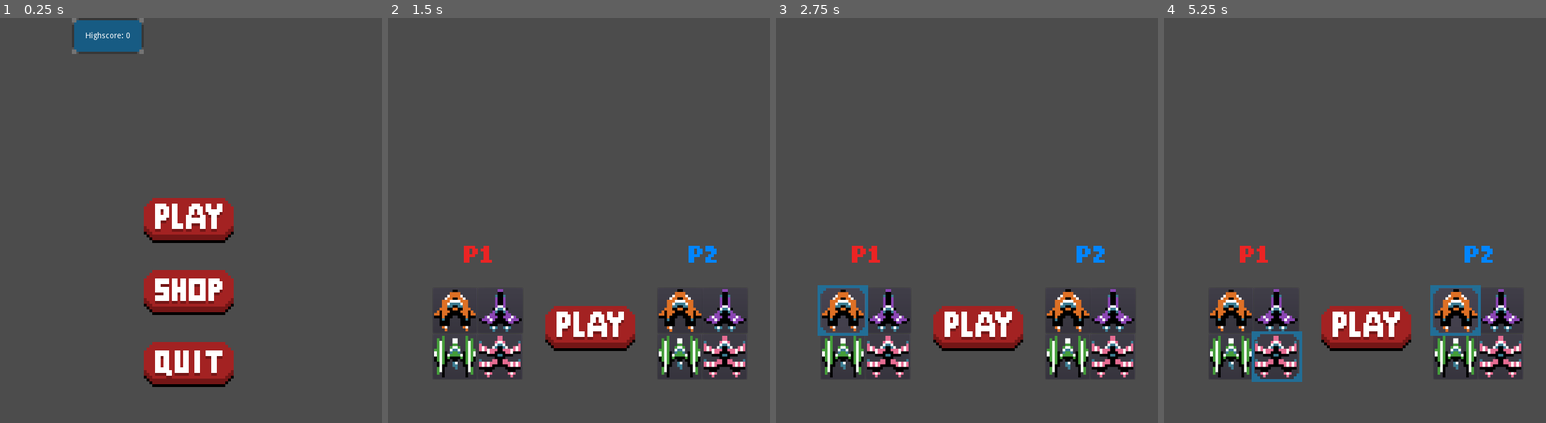
Above: before the commit, frames 1-4 (left to right).
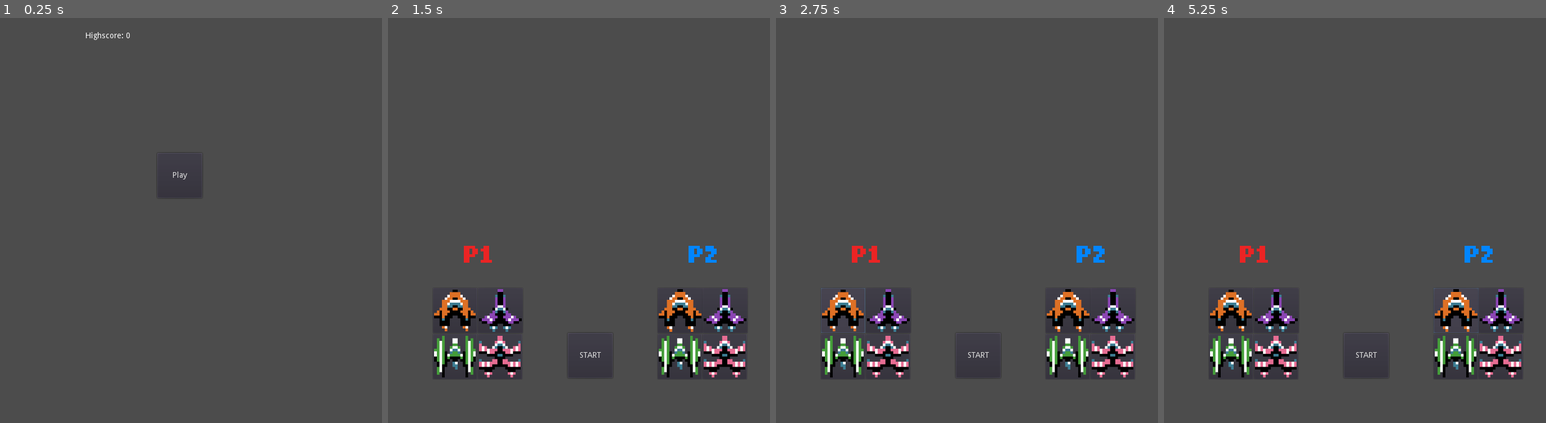
Above: after the commit, the same moments.

Repository: O1L3/prototype
Game: Godot game, scene res://scenes/HomeScreen.tscn
The game is run twice, just before and just after one commit, with the same random seed, the same clock (stepped at 60 frames per second) and the same inputs.
Inputs (mouse positions are in pixels of both pictures, inside the frame that each line leads up to; where the layout moved, square brackets give the same spot in the first picture):
- Up to frame 1 (0.25 s): no input
- Up to frame 2 (1.5 s): click (575, 293) at 0.52 s; click (567, 175) [575, 220] at 1.25 s
- Up to frame 3 (2.75 s): click (844, 309) at 2 s
- Up to frame 4 (5.25 s): click (1232, 358) at 2.75 s; click (1274, 309) at 3.5 s; click (1274, 358) at 4.25 s; click (1454, 309) at 5 s

The runs differ from the first frame. In frame 1, 8.9% of the frame differs, in the area x 18-62%, y 0-92%; in frame 2, 2.5%; in frame 3, 2.9%; in frame 4, 3.4%.

Commit message:
boss

Diff:
--- a/Godot_mysql_secure/scenes/ColorSelecterScreen.tscn
+++ b/Godot_mysql_secure/scenes/ColorSelecterScreen.tscn
@@ -7,29 +7,9 @@
 [ext_resource path="res://graphic/player2.png" type="Texture" id=5]
 [ext_resource path="res://graphic/playerGreen.png" type="Texture" id=6]
 [ext_resource path="res://graphic/playerPink.png" type="Texture" id=7]
-[ext_resource path="res://graphic/ButtonPlay.png" type="Texture" id=8]
-[ext_resource path="res://graphic/ButtonPlayHover.png" type="Texture" id=9]
-[ext_resource path="res://graphic/ButtonPlayPressed.png" type="Texture" id=10]
-[ext_resource path="res://graphic/ShipSelect.png" type="Texture" id=11]
 
 [node name="ColorSelecterScreen" type="Node2D"]
 script = ExtResource( 1 )
-
-[node name="Start" type="TextureButton" parent="."]
-anchor_left = 0.5
-anchor_top = 0.5
-anchor_right = 0.5
-anchor_bottom = 0.5
-margin_left = 280.0
-margin_top = 512.0
-margin_right = 440.0
-margin_bottom = 592.0
-texture_normal = ExtResource( 8 )
-texture_pressed = ExtResource( 10 )
-texture_hover = ExtResource( 9 )
-__meta__ = {
-"_edit_use_anchors_": true
-}
 
 [node name="Player1Orange" type="Button" parent="."]
 margin_left = -10.0
@@ -119,6 +99,13 @@
 icon_align = 1
 expand_icon = true
 
+[node name="Start" type="Button" parent="."]
+margin_left = 320.0
+margin_top = 560.0
+margin_right = 400.0
+margin_bottom = 640.0
+text = "START"
+
 [node name="P1" type="TextureRect" parent="."]
 margin_left = 120.0
 margin_top = 380.0
@@ -133,15 +120,6 @@
 margin_bottom = 460.0
 texture = ExtResource( 3 )
 
-[node name="ShipSelect" type="Sprite" parent="."]
-position = Vector2( -110, 560 )
-texture = ExtResource( 11 )
-
-[node name="ShipSelect2" type="Sprite" parent="."]
-position = Vector2( -110, 560 )
-texture = ExtResource( 11 )
-
-[connection signal="pressed" from="Start" to="." method="_on_TextureButton_pressed"]
 [connection signal="pressed" from="Player1Orange" to="." method="_on_Player1Orange_pressed"]
 [connection signal="pressed" from="Player1Green" to="." method="_on_Player1Green_pressed"]
 [connection signal="pressed" from="Player1Purple" to="." method="_on_Player1Purple_pressed"]
@@ -150,3 +128,4 @@
 [connection signal="pressed" from="Player2Purple" to="." method="_on_Player2Purple_pressed"]
 [connection signal="pressed" from="Player2Green" to="." method="_on_Player2Green_pressed"]
 [connection signal="pressed" from="Player2Pink" to="." method="_on_Player2Pink_pressed"]
+[connection signal="pressed" from="Start" to="." method="_on_Start_pressed"]
--- a/Godot_mysql_secure/scenes/Enemy.tscn
+++ b/Godot_mysql_secure/scenes/Enemy.tscn
@@ -12,7 +12,7 @@
 script = ExtResource( 1 )
 
 [node name="Enemy1" type="Sprite" parent="."]
-scale = Vector2( 0.5, 0.5 )
+scale = Vector2( 1, 1 )
 texture = ExtResource( 2 )
 
 [node name="CollisionShape2D" type="CollisionShape2D" parent="."]
--- a/Godot_mysql_secure/scenes/GameOver.tscn
+++ b/Godot_mysql_secure/scenes/GameOver.tscn
@@ -1,45 +1,29 @@
-[gd_scene load_steps=9 format=2]
+[gd_scene load_steps=3 format=2]
 
 [ext_resource path="res://scripts/GameOver.gd" type="Script" id=1]
 [ext_resource path="res://scripts/Network.gd" type="Script" id=2]
-[ext_resource path="res://graphic/ButtonHome.png" type="Texture" id=3]
-[ext_resource path="res://graphic/ButtonRetry.png" type="Texture" id=4]
-[ext_resource path="res://graphic/ButtonHomeHover.png" type="Texture" id=5]
-[ext_resource path="res://graphic/ButtonRetryPressed.png" type="Texture" id=6]
-[ext_resource path="res://graphic/ButtonRetryHover.png" type="Texture" id=7]
-[ext_resource path="res://graphic/ButtonHomePressed.png" type="Texture" id=8]
 
 [node name="GameOver" type="CanvasLayer"]
 script = ExtResource( 1 )
 
-[node name="Home" type="TextureButton" parent="."]
-anchor_left = 1.0
-anchor_top = 1.0
-anchor_right = 1.0
-anchor_bottom = 1.0
-margin_left = -240.0
-margin_top = -160.0
-margin_right = -80.0
-margin_bottom = -80.0
-texture_normal = ExtResource( 3 )
-texture_pressed = ExtResource( 8 )
-texture_hover = ExtResource( 5 )
+[node name="TryAgain" type="Button" parent="."]
+margin_left = 120.0
+margin_top = 520.0
+margin_right = 200.0
+margin_bottom = 600.0
+text = "Try Again"
 
-[node name="Retry" type="TextureButton" parent="."]
-anchor_top = 1.0
-anchor_bottom = 1.0
-margin_left = 80.0
-margin_top = -160.0
-margin_right = 240.0
-margin_bottom = -80.0
-texture_normal = ExtResource( 4 )
-texture_pressed = ExtResource( 6 )
-texture_hover = ExtResource( 7 )
+[node name="HomeScreen" type="Button" parent="."]
+margin_left = 280.0
+margin_top = 520.0
+margin_right = 360.0
+margin_bottom = 600.0
+text = "Home"
 
 [node name="Control" type="Control" parent="."]
 margin_right = 40.0
 margin_bottom = 40.0
 script = ExtResource( 2 )
 
-[connection signal="pressed" from="Home" to="." method="_on_Home_pressed"]
-[connection signal="pressed" from="Retry" to="." method="_on_Retry_pressed"]
+[connection signal="pressed" from="TryAgain" to="." method="_on_TryAgain_pressed"]
+[connection signal="pressed" from="HomeScreen" to="." method="_on_HomeScreen_pressed"]
--- a/Godot_mysql_secure/scenes/HomeScreen.tscn
+++ b/Godot_mysql_secure/scenes/HomeScreen.tscn
@@ -1,55 +1,18 @@
-[gd_scene load_steps=13 format=2]
+[gd_scene load_steps=4 format=2]
 
 [ext_resource path="res://scripts/HomeScreen.gd" type="Script" id=1]
 [ext_resource path="res://scenes/UI.tscn" type="PackedScene" id=2]
 [ext_resource path="res://scripts/Network.gd" type="Script" id=3]
-[ext_resource path="res://graphic/ButtonPlay.png" type="Texture" id=4]
-[ext_resource path="res://graphic/ButtonShop.png" type="Texture" id=5]
-[ext_resource path="res://graphic/ButtonPlayHover.png" type="Texture" id=6]
-[ext_resource path="res://graphic/ButtonPlayPressed.png" type="Texture" id=7]
-[ext_resource path="res://graphic/ButtonShopHover.png" type="Texture" id=8]
-[ext_resource path="res://graphic/ButtonShopPressed.png" type="Texture" id=9]
-[ext_resource path="res://graphic/ButtonQuit.png" type="Texture" id=10]
-[ext_resource path="res://graphic/ButtonQuitHover.png" type="Texture" id=11]
-[ext_resource path="res://graphic/ButtonQuitPress.png" type="Texture" id=12]
 
 [node name="HomeScreen" type="CanvasLayer"]
 script = ExtResource( 1 )
 
-[node name="Play" type="TextureButton" parent="."]
-anchor_left = 0.5
-anchor_top = 0.5
-anchor_right = 0.5
-anchor_bottom = 0.5
-margin_left = -84.0
-margin_top = -40.0
-margin_right = 76.0
-margin_bottom = 40.0
-texture_normal = ExtResource( 4 )
-texture_pressed = ExtResource( 7 )
-texture_hover = ExtResource( 6 )
-
-[node name="Shop" type="TextureButton" parent="."]
-anchor_left = 0.5
-anchor_top = 1.0
-anchor_right = 0.5
-anchor_bottom = 1.0
-margin_left = -84.0
-margin_top = -272.0
-margin_right = 76.0
-margin_bottom = -192.0
-texture_normal = ExtResource( 5 )
-texture_pressed = ExtResource( 9 )
-texture_hover = ExtResource( 8 )
-
-[node name="Quit" type="TextureButton" parent="."]
-margin_left = 256.0
-margin_top = 576.0
-margin_right = 416.0
-margin_bottom = 656.0
-texture_normal = ExtResource( 10 )
-texture_pressed = ExtResource( 12 )
-texture_hover = ExtResource( 11 )
+[node name="Play" type="Button" parent="."]
+margin_left = 280.0
+margin_top = 240.0
+margin_right = 360.0
+margin_bottom = 320.0
+text = "Play"
 
 [node name="UI" parent="." instance=ExtResource( 2 )]
 
@@ -58,6 +21,4 @@
 margin_bottom = 40.0
 script = ExtResource( 3 )
 
-[connection signal="pressed" from="Play" to="." method="_on_TextureButton_pressed"]
-[connection signal="pressed" from="Shop" to="." method="_on_Shop_pressed"]
-[connection signal="pressed" from="Quit" to="." method="_on_Quit_pressed"]
+[connection signal="pressed" from="Play" to="." method="_on_Play_pressed"]
--- a/Godot_mysql_secure/scenes/Level.tscn
+++ b/Godot_mysql_secure/scenes/Level.tscn
@@ -1,10 +1,11 @@
-[gd_scene load_steps=8 format=2]
+[gd_scene load_steps=9 format=2]
 
 [ext_resource path="res://scripts/Level.gd" type="Script" id=1]
 [ext_resource path="res://scenes/Player.tscn" type="PackedScene" id=2]
 [ext_resource path="res://graphic/EnemyHealthBar.png" type="Texture" id=3]
 [ext_resource path="res://scenes/UI.tscn" type="PackedScene" id=4]
 [ext_resource path="res://scripts/Network.gd" type="Script" id=5]
+[ext_resource path="res://graphic/Background.png" type="Texture" id=6]
 
 [sub_resource type="ConvexPolygonShape2D" id=3]
 points = PoolVector2Array( 96, 64, 0, 64, 0, 0, 96, 0 )
@@ -49,6 +50,11 @@
 [node name="Level" type="Node2D"]
 position = Vector2( 10, 10 )
 script = ExtResource( 1 )
+
+[node name="background" type="Sprite" parent="."]
+position = Vector2( 334, 326 )
+scale = Vector2( 0.824725, 0.672653 )
+texture = ExtResource( 6 )
 
 [node name="Camera2D" type="Camera2D" parent="."]
 position = Vector2( 334, 350 )
@@ -103,5 +109,12 @@
 margin_bottom = 40.0
 script = ExtResource( 5 )
 
+[node name="BossTimer" type="Timer" parent="."]
+wait_time = 40.0
+
+[node name="bossSpawn" type="Position2D" parent="."]
+position = Vector2( 342, -74 )
+
 [connection signal="timeout" from="EnemyTimer" to="." method="_on_EnemyTimer_timeout"]
 [connection signal="timeout" from="ScoreTimer" to="." method="_on_ScoreTimer_timeout"]
+[connection signal="timeout" from="BossTimer" to="." method="_on_BossTimer_timeout"]
--- a/Godot_mysql_secure/scenes/UI.tscn
+++ b/Godot_mysql_secure/scenes/UI.tscn
@@ -1,26 +1,12 @@
-[gd_scene load_steps=3 format=2]
+[gd_scene load_steps=2 format=2]
 
 [ext_resource path="res://scripts/UI.gd" type="Script" id=1]
-[ext_resource path="res://graphic/ScoreBoard.png" type="Texture" id=2]
 
 [node name="UI" type="Control"]
 anchor_right = 1.0
 anchor_bottom = 1.0
 margin_bottom = -640.0
 script = ExtResource( 1 )
-
-[node name="highscorebox" type="TextureRect" parent="."]
-margin_left = 128.0
-margin_right = 256.0
-margin_bottom = 64.0
-texture = ExtResource( 2 )
-expand = true
-
-[node name="scorebox" type="TextureRect" parent="."]
-margin_right = 128.0
-margin_bottom = 64.0
-texture = ExtResource( 2 )
-expand = true
 
 [node name="Score" type="Label" parent="."]
 margin_right = 112.0
--- /dev/null
+++ b/Godot_mysql_secure/scenes/boss.tscn
@@ -0,0 +1,47 @@
+[gd_scene load_steps=6 format=2]
+
+[ext_resource path="res://scripts/boss.gd" type="Script" id=1]
+[ext_resource path="res://graphic/BossHealthBarBorder.png" type="Texture" id=2]
+[ext_resource path="res://graphic/BossHealthBar.png" type="Texture" id=3]
+[ext_resource path="res://graphic/Boss.png" type="Texture" id=4]
+
+[sub_resource type="CapsuleShape2D" id=1]
+radius = 71.9436
+height = 73.9277
+
+[node name="Boss" type="Area2D"]
+script = ExtResource( 1 )
+
+[node name="CollisionShape2D" type="CollisionShape2D" parent="."]
+rotation = 1.57221
+shape = SubResource( 1 )
+
+[node name="healthBar" type="TextureProgress" parent="."]
+margin_left = -120.0
+margin_top = 64.0
+margin_right = 120.0
+margin_bottom = 144.0
+max_value = 1000.0
+texture_progress = ExtResource( 3 )
+
+[node name="healthBarBorder" type="TextureRect" parent="."]
+margin_left = -128.0
+margin_top = 64.0
+margin_right = 122.0
+margin_bottom = 144.0
+texture = ExtResource( 2 )
+
+[node name="Position1" type="Position2D" parent="."]
+position = Vector2( 40, 65 )
+
+[node name="Position2" type="Position2D" parent="."]
+position = Vector2( -40, 65 )
+
+[node name="Sprite" type="Sprite" parent="."]
+texture = ExtResource( 4 )
+
+[node name="Timer" type="Timer" parent="."]
+wait_time = 3.0
+
+[connection signal="body_entered" from="." to="." method="_on_Boss_body_entered"]
+[connection signal="timeout" from="Timer" to="." method="_on_Timer_timeout"]
--- a/Godot_mysql_secure/scripts/ColorSelecterScreen.gd
+++ b/Godot_mysql_secure/scripts/ColorSelecterScreen.gd
@@ -1,47 +1,38 @@
 extends Node2D
-onready var selectedPlayer1 = $ShipSelect
-onready var selectedPlayer2 = $ShipSelect2
-onready var Orange1 = $Player1Orange
 
-func _on_TextureButton_pressed():
-	get_tree().change_scene("res://scenes/Level.tscn")
+
+
 
 func _on_Player1Orange_pressed():
 	colorState.color1Change("Orange")
-	selectedPlayer1.position.x = 119
-	selectedPlayer1.position.y = 520
+
 
 func _on_Player2Purple_pressed():
 	colorState.color2Change("Purple")
-	selectedPlayer2.position.x = 601
-	selectedPlayer2.position.y = 520
+
+
+func _on_Start_pressed():
+	get_tree().change_scene("res://scenes/Level.tscn")
+
 
 func _on_Player2Orange_pressed():
 	colorState.color2Change("Orange")
-	selectedPlayer2.position.x = 519
-	selectedPlayer2.position.y = 520
 
 func _on_Player1Purple_pressed():
 	colorState.color1Change("Purple")
-	selectedPlayer1.position.x = 201
-	selectedPlayer1.position.y = 520
+
 
 func _on_Player1Green_pressed():
 	colorState.color1Change("Green")
-	selectedPlayer1.position.x = 119
-	selectedPlayer1.position.y = 602
+
 
 func _on_Player2Green_pressed():
 	colorState.color2Change("Green")
-	selectedPlayer2.position.x = 519
-	selectedPlayer2.position.y = 602
+
 
 func _on_Player2Pink_pressed():
 	colorState.color2Change("Pink")
-	selectedPlayer2.position.x = 601
-	selectedPlayer2.position.y = 602
+
 
 func _on_Player1Pink_pressed():
 	colorState.color1Change("Pink")
-	selectedPlayer1.position.x = 201
-	selectedPlayer1.position.y = 602
--- a/Godot_mysql_secure/scripts/Enemy.gd
+++ b/Godot_mysql_secure/scripts/Enemy.gd
@@ -2,6 +2,7 @@
 var damage = 20
 var scorePlus = 10
 onready var healthbar = $healthBar
+onready var shootTime = $Timer
 var health = 40
 
 var speed = 150
@@ -17,7 +18,7 @@
 
 var rng = RandomNumberGenerator.new()
 var randomNum = rng.randf_range(0.0,1.0)
-var ranomChance = 0.9
+var ranomChance = 0.25
 
 onready var level := get_tree().root.get_node("Level")
 
@@ -77,6 +78,9 @@
 	get_parent().add_child(bullet)
 	bullet.position = $Position2D.global_position
 
+func shootTime(input):
+	shootTime.wait_time = input
+
 func dead():
 	level.scoreUpdate(scorePlus)
 	level.enemyDead()
--- a/Godot_mysql_secure/scripts/GameOver.gd
+++ b/Godot_mysql_secure/scripts/GameOver.gd
@@ -5,8 +5,12 @@
 func _ready():
 	$Control._add_score()
 
-func _on_Retry_pressed():
+
+
+
+func _on_TryAgain_pressed():
 	get_tree().change_scene("res://scenes/ColorSelecterScreen.tscn")
 
-func _on_Home_pressed():
+
+func _on_HomeScreen_pressed():
 	get_tree().change_scene("res://scenes/HomeScreen.tscn")
--- a/Godot_mysql_secure/scripts/HomeScreen.gd
+++ b/Godot_mysql_secure/scripts/HomeScreen.gd
@@ -2,14 +2,7 @@
 
 func _ready():
 	$Control._get_player()
-	$UI/scorebox.visible = false
-
-func _on_TextureButton_pressed():
-	get_tree().change_scene("res://scenes/ColorSelecterScreen.tscn")
-
-func _on_Shop_pressed():
-	pass # Replace with function body.
 
 
-func _on_Quit_pressed():
-	get_tree().quit()
+func _on_Play_pressed():
+	get_tree().change_scene("res://scenes/ColorSelecterScreen.tscn")
--- a/Godot_mysql_secure/scripts/Level.gd
+++ b/Godot_mysql_secure/scripts/Level.gd
@@ -1,8 +1,20 @@
 extends Node2D
+
+var Level1 = true
+var Level2 = false
+var Level2Score = 100
+var Level3 = false
+var Level3Score = 900
+var Level4 = false
+var Level4Score = 1800
+
+var bossSpawn = true
+var bossDead = true
 
 onready var ui  = get_node("/root/Level/CanvasLayer/UI")
 
 const enemypath = preload("res://scenes/Enemy.tscn")
+const bosspath = preload("res://scenes/boss.tscn")
 var score = 0
 var waitWave1 = [2.0, 4.0]
 
@@ -22,6 +34,36 @@
 func _process(delta):
 	$Player1.shipColor(colorState.color1)
 	$Player2.shipColor(colorState.color2)
+	if score >= Level2Score:
+		Level1 = false
+		Level2 = true
+	if Level2:
+		spawnBoss()
+		if bossDead:
+			waitWave1 = [1, 1.5]
+		else:
+			waitWave1 = [4.0, 5.0]
+
+	if score >= Level3Score:
+		Level2 = false
+		Level3 = true
+	if Level3:
+		spawnBoss()
+		if bossDead:
+			waitWave1 = [0.5, 1.0]
+		else:
+			waitWave1 = [3.5, 4.0]
+
+	if score >= Level4Score:
+		Level3 = false
+		Level4 = true
+	if Level4:
+		spawnBoss()
+		$BossTimer.start()
+		if bossDead:
+			waitWave1 = [0.5, 0.5]
+		else:
+			waitWave1 = [3.0, 3.0]
 
 func saveScore():
 	if score > colorState.highscore:
@@ -47,10 +89,23 @@
 
 	add_child(enemy)
 	enemy.position = $SpawnPosition.global_position
-	print(enemy)
+	if Level2:
+		enemy.shootTime(2)
+
+
+func spawnBoss():
+	if bossSpawn:
+		var boss = bosspath.instance()
+		add_child(boss)
+		boss.position = $bossSpawn.global_position
+		bossSpawn = false
 
 func enemyDead():
 	enemyCount -= 1
+
+func bossDead():
+	bossDead = true
+	bossSpawn = true
 
 func _on_EnemyTimer_timeout():
 	if enemyCount< maxEnemyCount:
@@ -64,3 +119,9 @@
 func _on_ScoreTimer_timeout():
 	scoreUpdate(1)
 	$ScoreTimer.start()
+
+
+
+func _on_BossTimer_timeout():
+	bossSpawn = true
+	spawnBoss()
--- a/Godot_mysql_secure/scripts/UI.gd
+++ b/Godot_mysql_secure/scripts/UI.gd
@@ -3,9 +3,8 @@
 func scoreVisible(i):
 	if i:
 		$Score.visible = true
-
 	else:
-		$Score.visible = false
+		$Score.visible = true
 
 func setScore(score):
 	$Score.text = "Score: " + str(score)
--- /dev/null
+++ b/Godot_mysql_secure/scripts/boss.gd
@@ -0,0 +1,64 @@
+extends Area2D
+
+var health = 1000
+var damage = 30
+var speed = 0.2
+var scorePlus = 300
+onready var healthbar = $healthBar
+onready var target = position.y + 50
+
+onready var level := get_tree().root.get_node("Level")
+const bulletpath = preload("res://scenes/EnemyBullet.tscn")
+
+func _ready():
+	healthbar.value = health
+	healthbar.max_value = health
+	$healthBar.visible = false
+	$healthBarBorder.visible = false
+	$Timer.start()
+
+func _process(delta):
+	if position.y < target:
+		position.y += speed
+
+	if health <= 0:
+		dead()
+
+func hit(damage):
+	health -= damage
+	$healthBar.visible = true
+	$healthBarBorder.visible = true
+	print("hit")
+	update_health(health)
+
+func shoot():
+	var bullet = bulletpath.instance() as Node2D
+	bullet.damage = damage
+	get_parent().add_child(bullet)
+	bullet.position = $Position1.global_position
+
+	var bullet2 = bulletpath.instance() as Node2D
+	bullet2.damage = damage
+	get_parent().add_child(bullet2)
+	bullet2.position = $Position2.global_position
+
+func update_health(health):
+	healthbar.value = health
+
+func dead():
+	level.scoreUpdate(scorePlus)
+	level.bossDead()
+	queue_free()
+
+func enemy():
+	pass
+
+
+func _on_Timer_timeout():
+	shoot()
+	$Timer.start()
+
+
+func _on_Boss_body_entered(body):
+	if body.name == "Player1" or body.name == "Player2":
+		body.hit(damage)
Binary file added: Godot_mysql_secure/graphic/Background.png
Not shown, added: Godot_mysql_secure/graphic/Background.png.import
Binary file added: Godot_mysql_secure/graphic/Boss.png
Not shown, added: Godot_mysql_secure/graphic/Boss.png.import
Binary file added: Godot_mysql_secure/graphic/BossHealthBar.png
Not shown, added: Godot_mysql_secure/graphic/BossHealthBar.png.import
Binary file added: Godot_mysql_secure/graphic/BossHealthBarBorder.png
Not shown, added: Godot_mysql_secure/graphic/BossHealthBarBorder.png.import
Binary file changed: Godot_mysql_secure/graphic/enemy1.png
Not shown: 1 places in Godot_mysql_secure/scenes/ColorSelecterScreen.tscn that only renumber resources
Not shown: 1 places in Godot_mysql_secure/scenes/Enemy.tscn that only renumber resources
